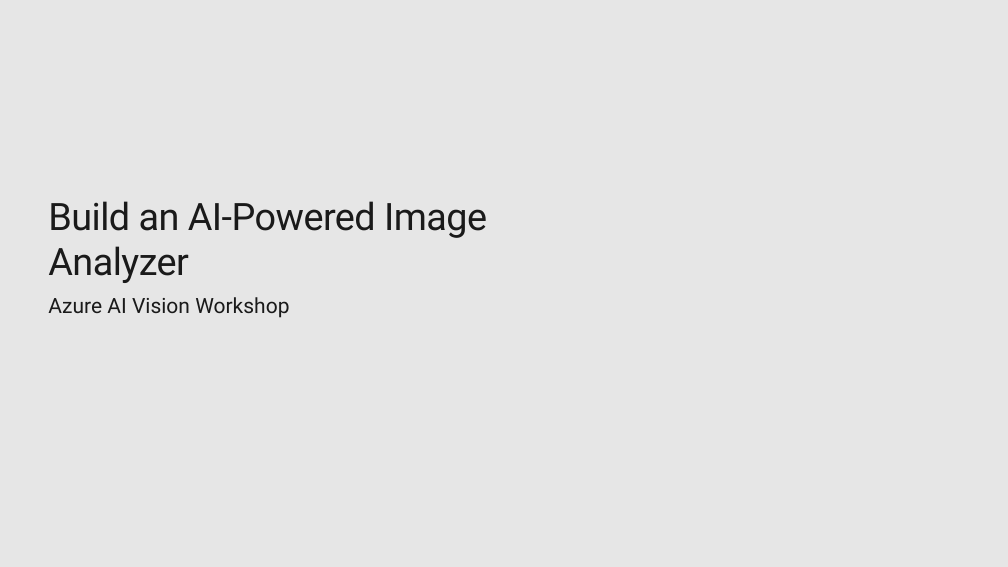
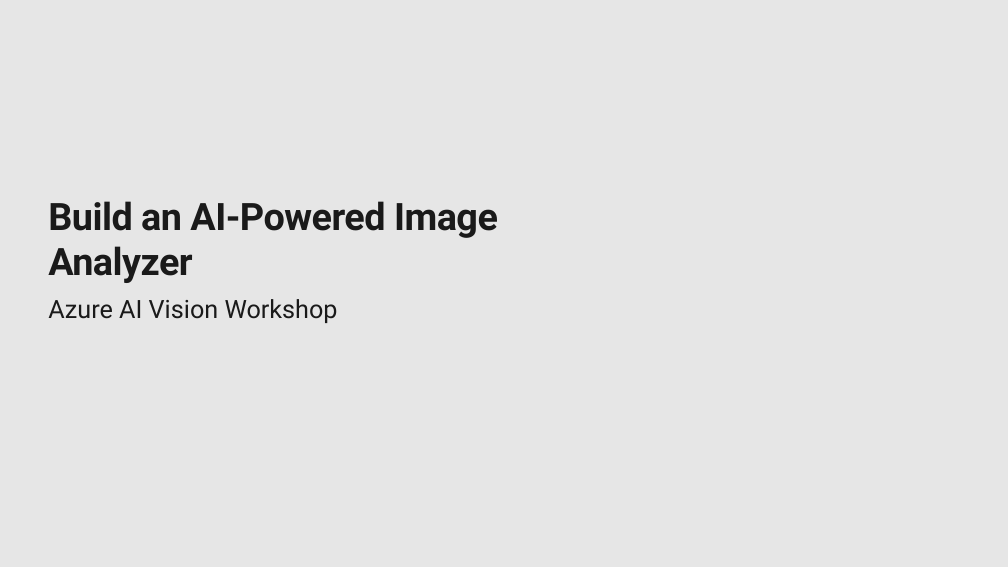
Before and after one commit to jainal09/azure-ai-vision-workshop, a slide deck: slide 2 of Azure_AI_Vision_Workshop.pptx. Drawn at 1008x567 pixels with LibreOffice and Linux fonts; fonts in the diff are those of the drawing; background and template pictures are left out. Boxes give left, top, right and bottom in pixels: in the first picture for what was removed or moved away, otherwise in the second. Text is boxed around its words. In the diff, an @@ line names an element or a change of style, - is before the commit and + after.

```diff
--- a/Azure_AI_Vision_Workshop.pptx
+++ b/Azure_AI_Vision_Workshop.pptx
@@ title "Build an AI-Powered Image Analyzer" at (x1=48, y1=201, x2=498, y2=283): bold on @@
@@ text "Azure AI Vision Workshop" at (x1=48, y1=299, x2=338, y2=323): size 20 to 24 pt @@
```
Also in this commit, not shown: 10 other slides changed, 2 other files.
